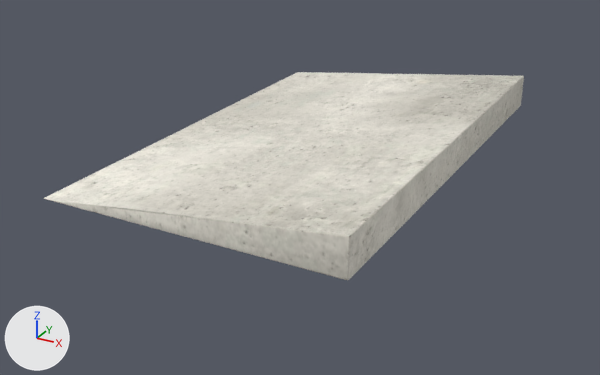
Two versions of the glTF model public/katalog/modelle/anlaufkeil-187.gltf, one commit apart.
Before and after are seen from a camera (50 mm lens) standing at (1.5, -2.86, 1.23) and looking at (0.01, -0.14, -0.13). Arrows for +X, +Y and +Z are at lower left; the lights stay in place. The first picture is the older version.

Objects in the first picture: 'SK0140_+Anlaufkeil-187.001'.
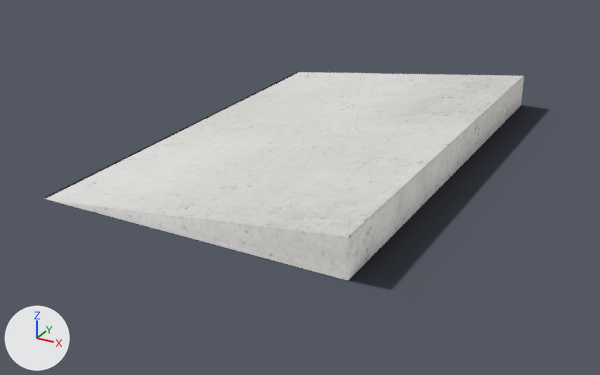
Boxes [x1, y1, x2, y2] around the edits, measured in the pictures (600 x 375 px):
'Schatten', added: after [44, 72, 549, 289]

The change, as a list of edits to the scene's bpy script:
```text
Add img_anlaufkeil_187_licht:
    img_anlaufkeil_187_licht = load_image('anlaufkeil-187_licht', 'texturen/anlaufkeil-187_licht.jpg', 2048, 2048, 'sRGB')
Add img_anlaufkeil_187_schatten:
    img_anlaufkeil_187_schatten = load_image('anlaufkeil-187_schatten', 'texturen/anlaufkeil-187_schatten.png', 235, 318, 'sRGB')
Change mat_beton_web_009:
    remove # nodes: BsdfPrincipled, NormalMap, OutputMaterial, TexImage x2, UVMap x2
    remove # uses the picture img_anlaufkeil_187_farbe
    remove # uses the picture img_anlaufkeil_187_normal
    nodes: BsdfTransparent, Emission, LightPath, MixShader, OutputMaterial, TexImage, UVMap
    uses the picture img_anlaufkeil_187_licht
Add mat_schatten_009:
    mat_schatten_009 = bpy.data.materials.new('Schatten.009')
    # uses the picture img_anlaufkeil_187_schatten
Add me_schatten:
    me_schatten.from_pydata(...)  # 4 vertices, 2 faces; spans x -0.63..0.83, y -0.98..1.0, z 0.0
    me_schatten.materials.append(mat_schatten_009)
Add ob_schatten:
    ob_schatten = bpy.data.objects.new('Schatten', me_schatten)
    ob_schatten.location = (0.0, 0.0, 0.0)
```
